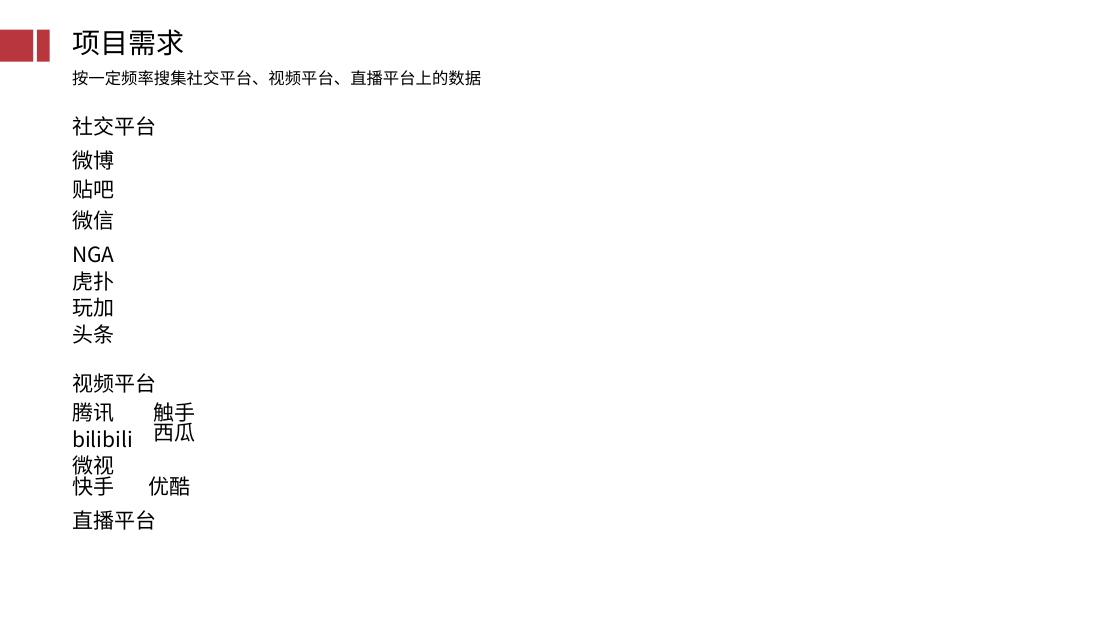
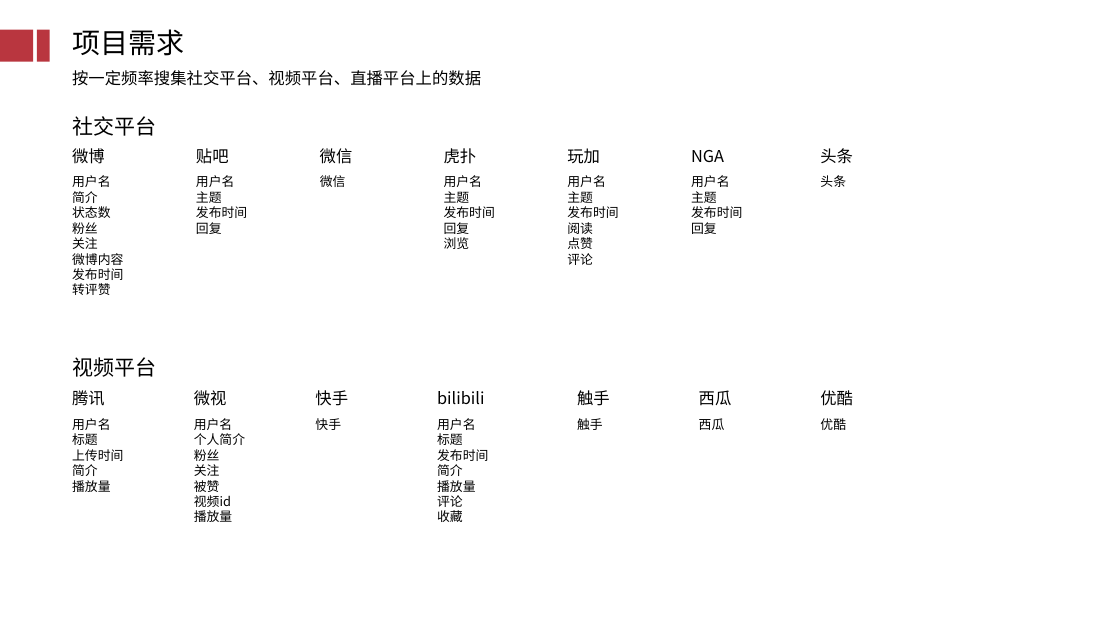
Before and after one commit to GuoXinjian/Python, a slide deck: slide 4 of KTS结案_V0.1.pptx. Drawn at 1120x630 pixels with LibreOffice and Linux fonts; fonts in the diff are those of the drawing; background and template pictures are left out. Boxes give left, top, right and bottom in pixels: in the first picture for what was removed or moved away, otherwise in the second. Text is boxed around its words. In the diff, an @@ line names an element or a change of style, - is before the commit and + after.

```diff
--- a/KTS结案_V0.1.pptx
+++ b/KTS结案_V0.1.pptx
@@ text "贴吧": place and size @@
-text "贴吧" at box(72, 179, 114, 199)
+text "贴吧" at box(196, 148, 229, 164)
@@ text "微信": place and size @@
-text "微信" at box(72, 210, 114, 230)
+text "微信" at box(320, 148, 353, 164)
@@ text "虎扑": place and size @@
-text "虎扑" at box(72, 271, 114, 291)
+text "虎扑" at box(444, 148, 477, 164)
@@ text "玩加": place and size @@
-text "玩加" at box(72, 297, 114, 317)
+text "玩加" at box(567, 148, 600, 164)
@@ text "NGA": place and size @@
-text "NGA" at box(72, 246, 114, 263)
+text "NGA" at box(691, 150, 724, 162)
@@ text "头条": place and size @@
-text "头条" at box(72, 324, 114, 344)
+text "头条" at box(820, 148, 853, 164)
@@ text added at box(72, 175, 123, 295), 11 pt, text #000000 @@
+用户名
+简介
+状态数
+粉丝
+关注
+微博内容
+发布时间
+转评赞
@@ text added at box(196, 175, 247, 234), 11 pt, text #000000 @@
+用户名
+主题
+发布时间
+回复
@@ text added at box(320, 175, 346, 187), 11 pt, text #000000 @@
+微信
@@ text added at box(444, 175, 495, 249), 11 pt, text #000000 @@
+用户名
+主题
+发布时间
+回复
+浏览
@@ text added at box(567, 175, 618, 265), 11 pt, text #000000 @@
+用户名
+主题
+发布时间
+阅读
+点赞
+评论
@@ text added at box(691, 175, 742, 234), 11 pt, text #000000 @@
+用户名
+主题
+发布时间
+回复
@@ text added at box(820, 175, 846, 187), 11 pt, text #000000 @@
+头条
@@ text "视频平台": place and size @@
-text "视频平台" at box(72, 373, 156, 393)
+text "视频平台" at box(72, 357, 156, 377)
@@ text "腾讯": place and size @@
-text "腾讯" at box(72, 402, 114, 422)
+text "腾讯" at box(72, 390, 105, 406)
@@ text "微视": place and size @@
-text "微视" at box(72, 455, 114, 478)
+text "微视" at box(194, 390, 227, 406)
@@ text "快手": place and size @@
-text "快手" at box(72, 474, 114, 496)
+text "快手" at box(315, 390, 348, 406)
@@ text "bilibili": place and size @@
-text "bilibili" at box(72, 430, 133, 448)
+text "bilibili" at box(437, 391, 484, 405)
@@ text "触手": place and size @@
-text "触手" at box(153, 402, 195, 425)
+text "触手" at box(577, 390, 610, 406)
@@ size 18 to 14 pt in 14 elements at box(72, 148, 105, 164), box(72, 390, 105, 406), box(196, 148, 229, 164), box(194, 390, 227, 406), box(320, 148, 353, 164), box(691, 150, 724, 162), box(444, 148, 477, 164), box(437, 391, 484, 405), box(567, 148, 600, 164), box(315, 390, 348, 406), box(820, 148, 853, 164), box(820, 390, 853, 406), box(577, 390, 610, 406), box(699, 390, 732, 406) @@
@@ text "西瓜": place and size @@
-text "西瓜" at box(153, 419, 195, 442)
+text "西瓜" at box(699, 390, 732, 406)
@@ text "优酷": place and size @@
-text "优酷" at box(149, 476, 191, 496)
+text "优酷" at box(820, 390, 853, 406)
@@ text added at box(72, 418, 123, 492), 11 pt, text #000000 @@
+用户名
+标题
+上传时间
+简介
+播放量
@@ text added at box(194, 418, 245, 522), 11 pt, text #000000 @@
+用户名
+个人简介
+粉丝
+关注
+被赞
+视频id
+播放量
@@ text added at box(315, 418, 341, 430), 11 pt, text #000000 @@
+快手
@@ text added at box(437, 418, 488, 522), 11 pt, text #000000 @@
+用户名
+标题
+发布时间
+简介
+播放量
+评论
+收藏
@@ text added at box(577, 418, 603, 430), 11 pt, text #000000 @@
+触手
@@ text added at box(699, 418, 725, 430), 11 pt, text #000000 @@
+西瓜
@@ text added at box(820, 418, 846, 430), 11 pt, text #000000 @@
+优酷
@@ text removed at box(72, 510, 156, 530) @@
-直播平台
```
Also in this commit, not shown: 1 other slide changed, 1 slide removed.
